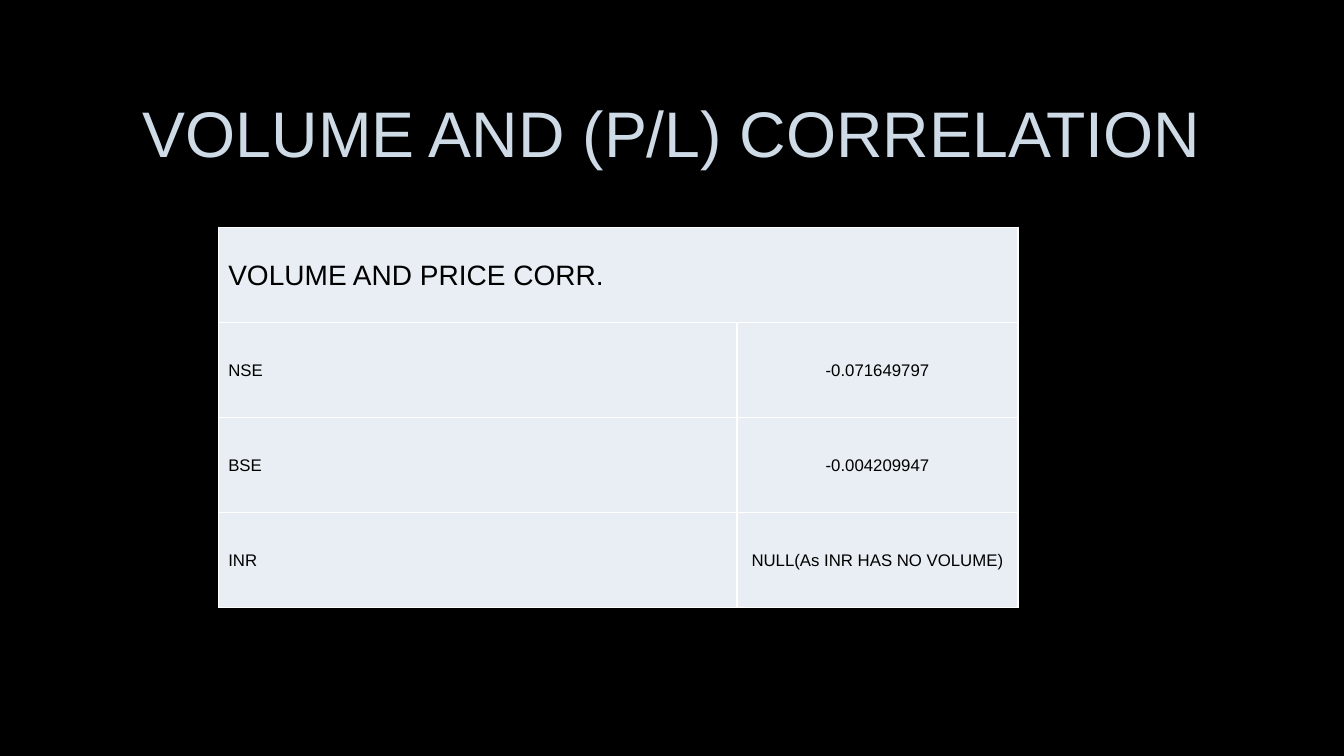
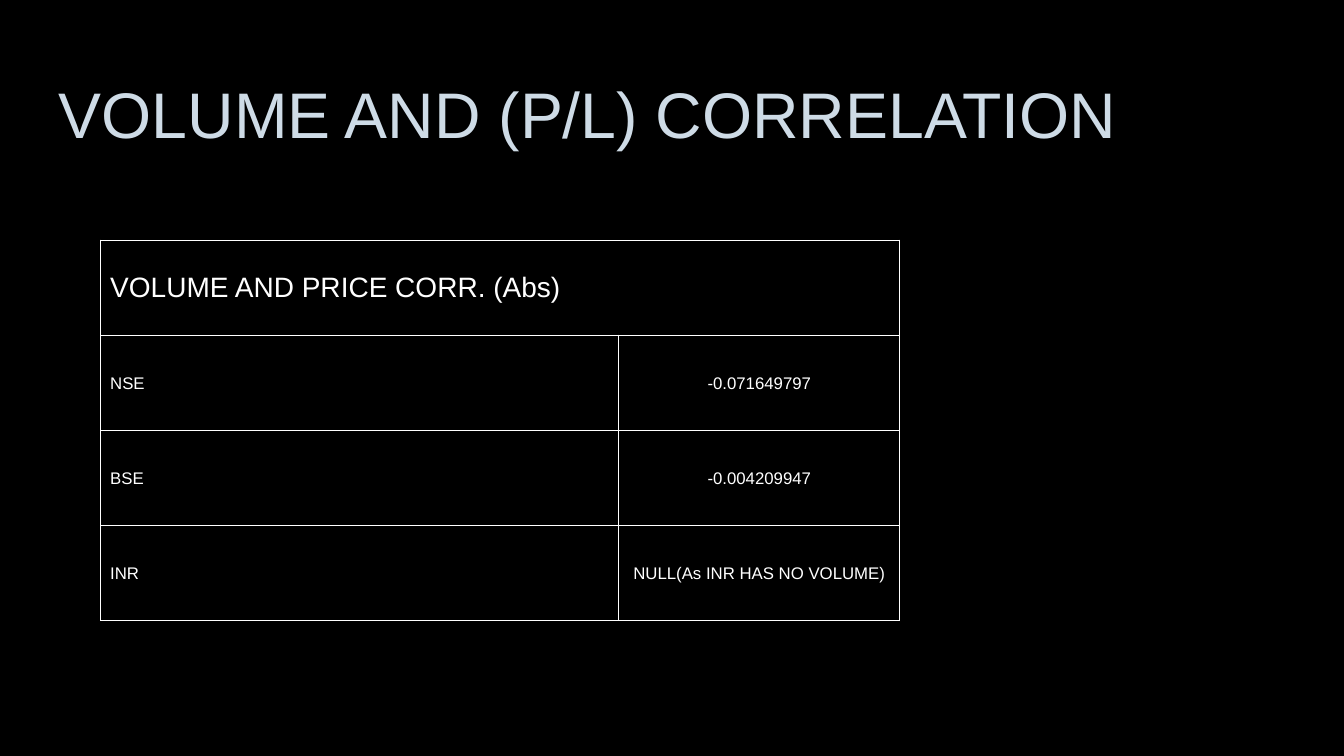
Before and after one commit to abhi-824/probability_stats, a slide deck: slide 14 of STOCK ANALYSIS USING EXCEL.pptx (slide 11 before the commit). Drawn at 1344x756 pixels with LibreOffice and Linux fonts; fonts in the diff are those of the drawing; background and template pictures are left out. Boxes give left, top, right and bottom in pixels: in the first picture for what was removed or moved away, otherwise in the second. Text is boxed around its words. In the diff, an @@ line names an element or a change of style, - is before the commit and + after.

```diff
--- a/STOCK ANALYSIS USING EXCEL.pptx
+++ b/STOCK ANALYSIS USING EXCEL.pptx
@@ title "VOLUME AND (P/L) CORRELATION": place and size @@
-title "VOLUME AND (P/L) CORRELATION" at (143, 110, 1200, 169)
+title "VOLUME AND (P/L) CORRELATION" at (59, 91, 1116, 150)
@@ table at (101, 240, 900, 620) @@
-row 1, column 1: VOLUME AND PRICE CORR.
+row 1, column 1: VOLUME AND PRICE CORR. (Abs)
@@ fill #E8EEF3 to none in 7 cells @@
@@ text colour #000000 to #FFFFFF in "NSE", "-0.071649797", "BSE", "-0.004209947" and 2 more places @@
@@ table: place and size @@
-table at (219, 228, 1018, 608)
+table at (101, 240, 900, 620)
```
Also in this commit, not shown: 12 other slides changed, 3 slides added, 1 other file.
